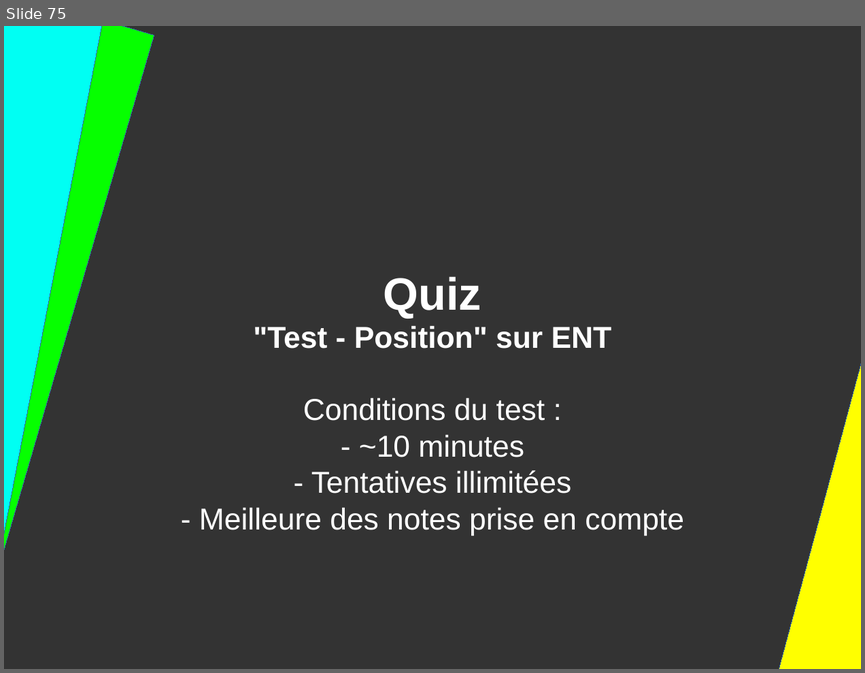
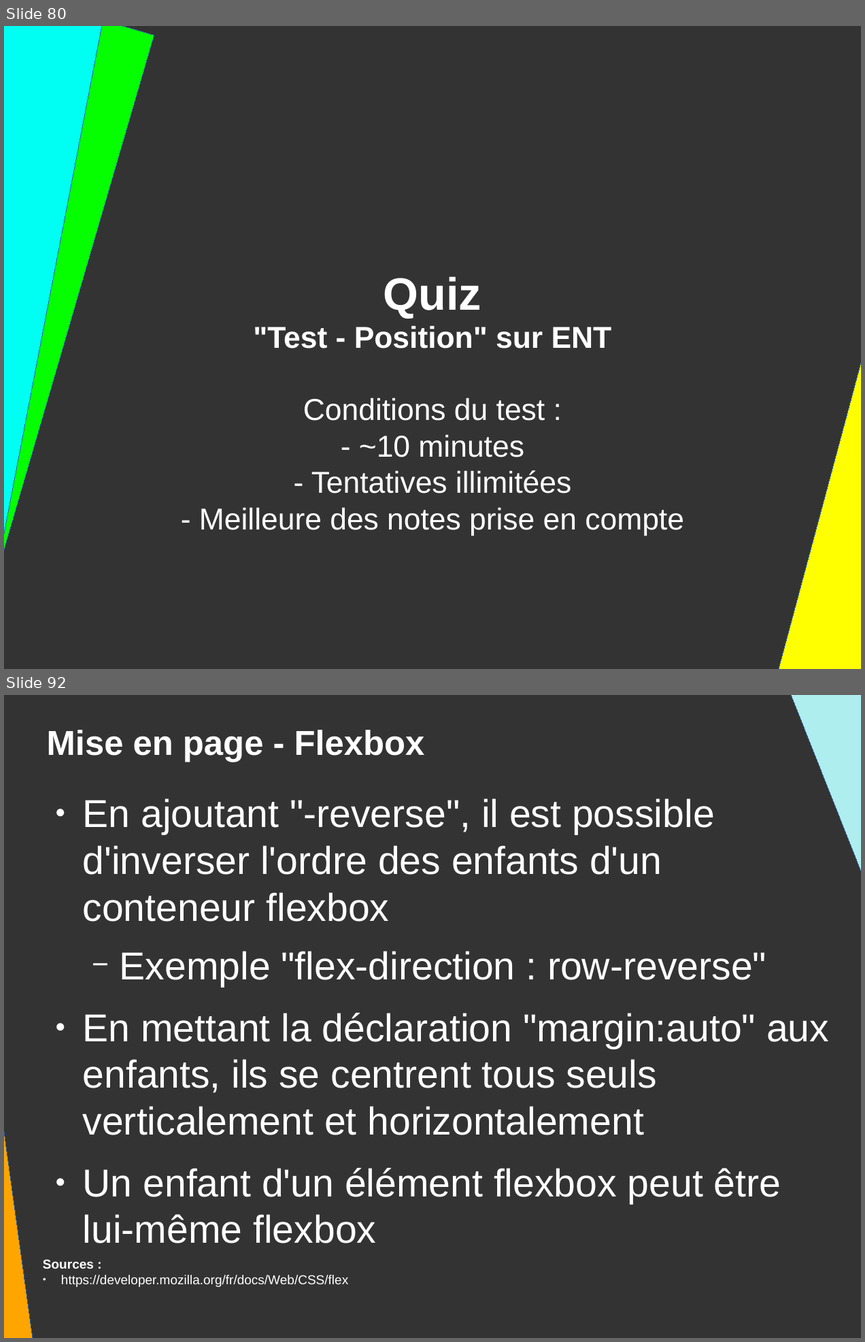
Before and after one commit to DanYellow/presentations, a slide deck: mmi/html/travaux-pratiques/numero-2/presentation.odp. Shown one above the other, each under a label of ours: slide 75 before the commit, slides 80 and 92 after it; the slides between them are not shown. The pictures are 865x673 and 865x1342 pixels, drawn with LibreOffice and Linux fonts; fonts in the diff are those of the drawing. Boxes give left, top, right and bottom in pixels: in the first picture for what was removed or moved away, otherwise in the second. Text is boxed around its words. In the diff, an @@ line names an element or a change of style, - is before the commit and + after.

```diff
--- a/mmi/html/travaux-pratiques/numero-2/presentation.odp
+++ b/mmi/html/travaux-pratiques/numero-2/presentation.odp
@@ slide 92 added at (4,695,861,1338), background #333333 @@
@@ right triangle added at (781,695,861,1003), fill #AFEEEE, outline #3465A4 0 pt @@
@@ title added at (47,730,425,762), 32 pt, text #FFFFFF, bold @@
+Mise en page - Flexbox
@@ right triangle added at (4,794,35,1338), fill #FFA500, outline #3465A4 0 pt @@
@@ text added at (83,798,829,1204), 36 pt, text #FFFFFF @@
+● En ajoutant "-reverse", il est possible d'inverser l'ordre des enfants d'un conteneur flexbox
+  − Exemple "flex-direction : row-reverse"
+● En mettant la déclaration "margin:auto" aux enfants, ils se centrent tous seuls verticalement et horizontalement
+● Un enfant d'un élément flexbox peut être lui-même flexbox
@@ text added at (43,1259,348,1287), 12 pt, text #FFFFFF @@
+Sources :
+● https://developer.mozilla.org/fr/docs/Web/CSS/flex
@@ what was slide 75 is now slide 80 @@
```
Also in this commit, not shown: 6 slides changed, 30 other slides added, 9 slides removed, 10 other files.
